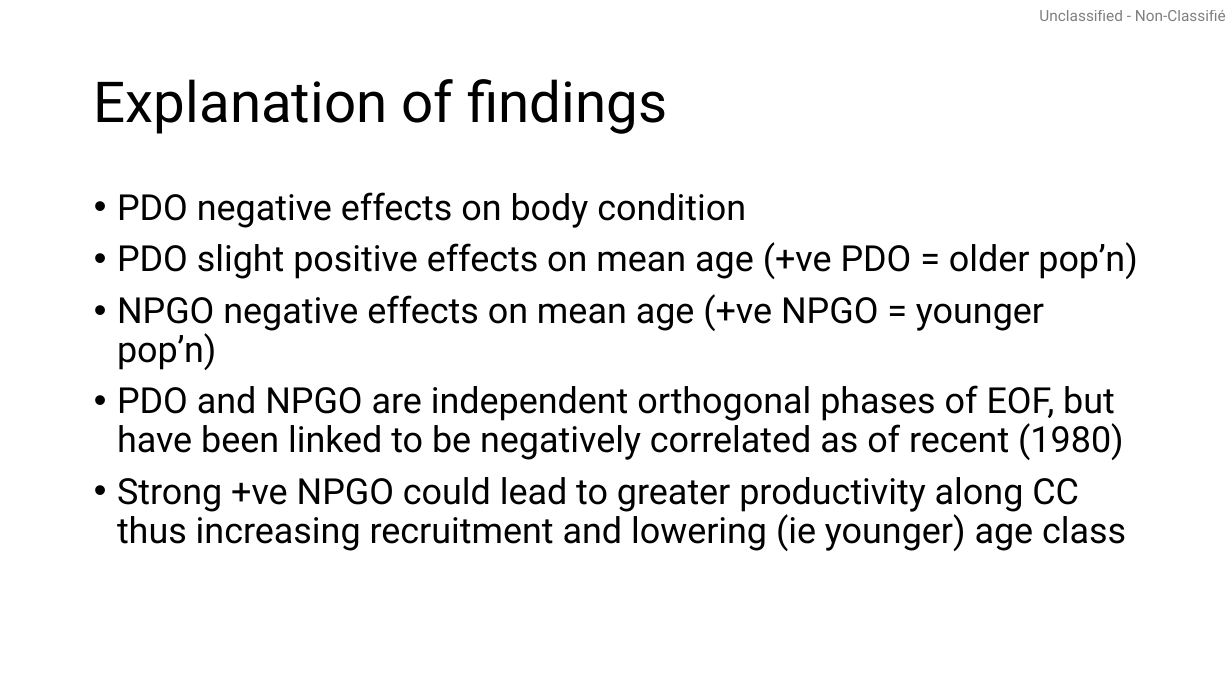
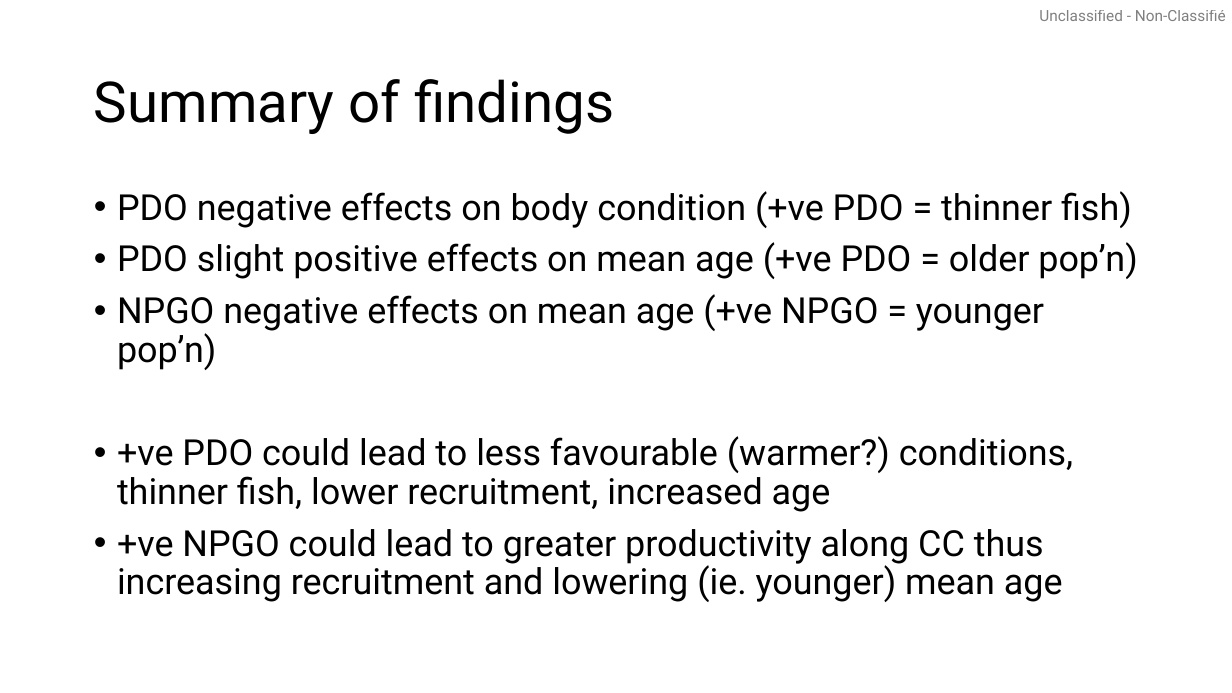
Before and after one commit to pbs-assess/gfcondition, a slide deck: slide 20 of stock-specific/hake/output_plots_20260730.pptx (slide 8 before the commit). Drawn at 1232x693 pixels with LibreOffice and Linux fonts; fonts in the diff are those of the drawing. Boxes give left, top, right and bottom in pixels: in the first picture for what was removed or moved away, otherwise in the second. Text is boxed around its words. In the diff, an @@ line names an element or a change of style, - is before the commit and + after.

```diff
--- a/stock-specific/hake/output_plots_20260730.pptx
+++ b/stock-specific/hake/output_plots_20260730.pptx
@@ title at bbox=[94, 79, 614, 134]: text changed @@
-Explanation of findings
+Summary of findings
@@ text at bbox=[117, 191, 1132, 228]: text changed @@
-• PDO negative effects on body condition
+• PDO negative effects on body condition (+ve PDO = thinner fish)
@@ text at bbox=[117, 436, 1073, 602]: text changed @@
-• PDO and NPGO are independent orthogonal phases of EOF, but have been linked to be negatively correlated as of recent (1980)
-• Strong +ve NPGO could lead to greater productivity along CC thus increasing recruitment and lowering (ie younger) age class
+• +ve PDO could lead to less favourable (warmer?) conditions, thinner fish, lower recruitment, increased age
+• +ve NPGO could lead to greater productivity along CC thus increasing recruitment and lowering (ie. younger) mean age
```
Also in this commit, not shown: 12 other slides changed, 13 slides added, 12 slides removed, 1 other file.
